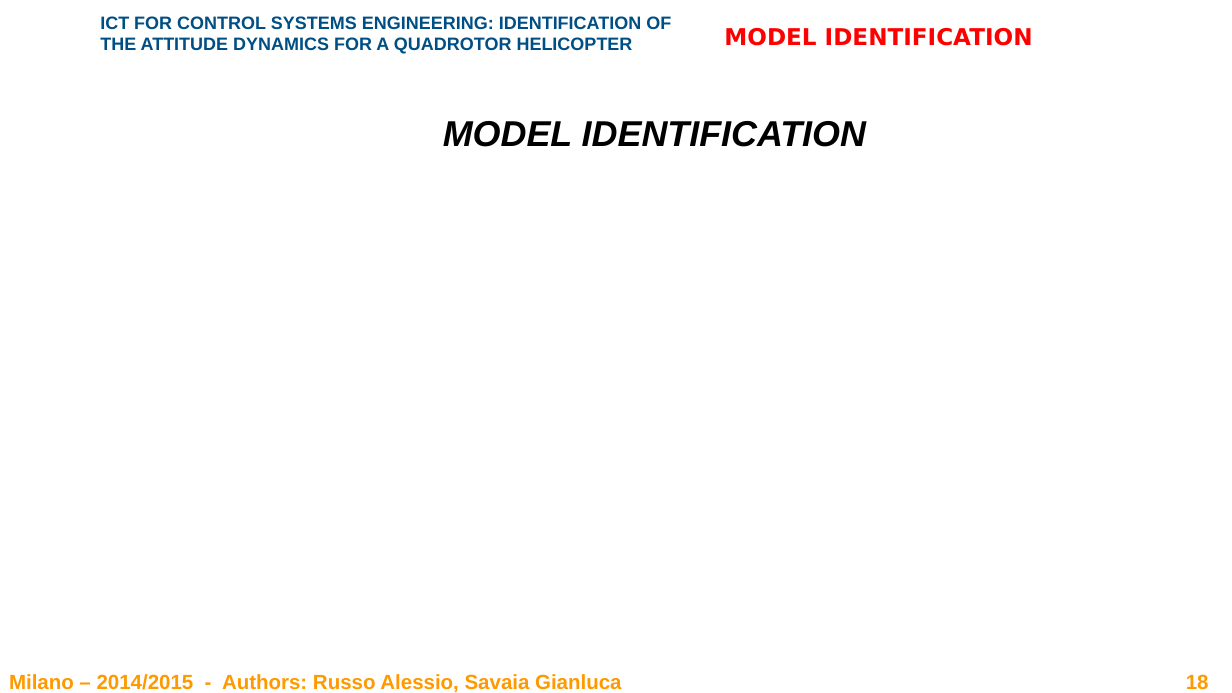
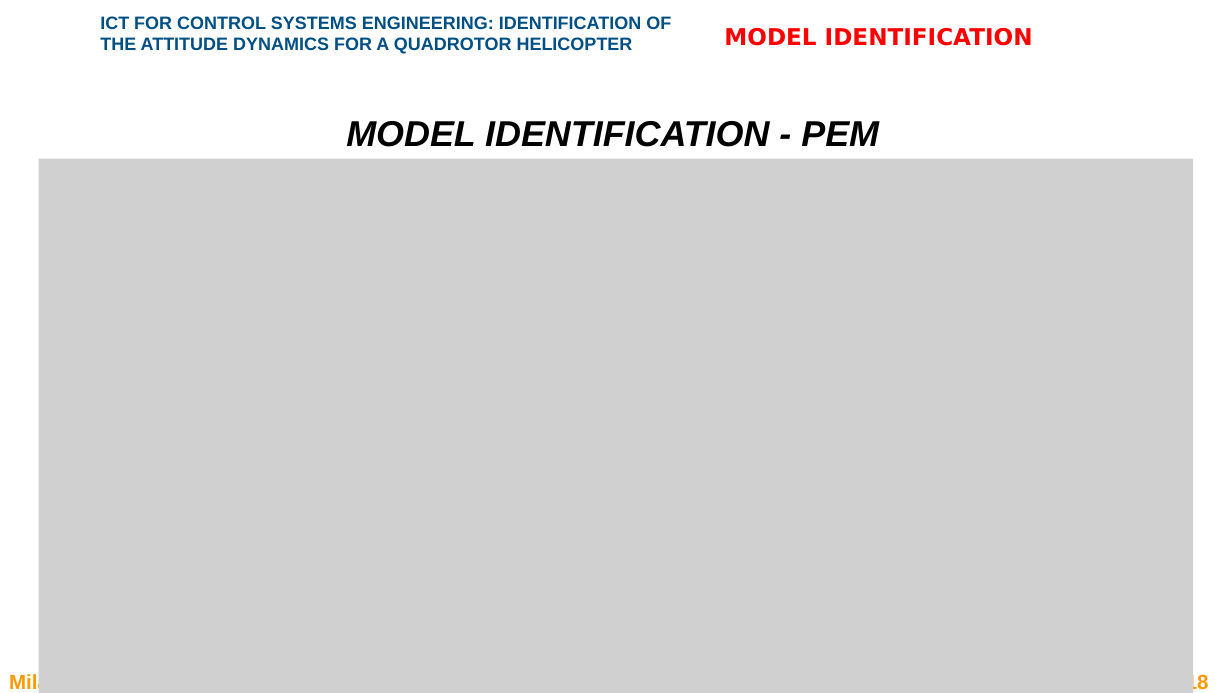
Before and after one commit to rssalessio/BlackBox-Quadrotor-Identification, a slide deck: slide 18 of report/Report.pptx. Drawn at 1232x693 pixels with LibreOffice and Linux fonts; fonts in the diff are those of the drawing; grey boxes stand for pictures; background and template pictures are left out. Boxes give left, top, right and bottom in pixels: in the first picture for what was removed or moved away, otherwise in the second. Text is boxed around its words. In the diff, an @@ line names an element or a change of style, - is before the commit and + after.

```diff
--- a/report/Report.pptx
+++ b/report/Report.pptx
@@ text at (x1=346, y1=121, x2=879, y2=147): text changed @@
-MODEL IDENTIFICATION
+MODEL IDENTIFICATION - PEM
@@ picture added at (x1=39, y1=159, x2=1194, y2=693) @@
```
Also in this commit, not shown: 2 other slides changed, 2 slides added, 1 other file.
